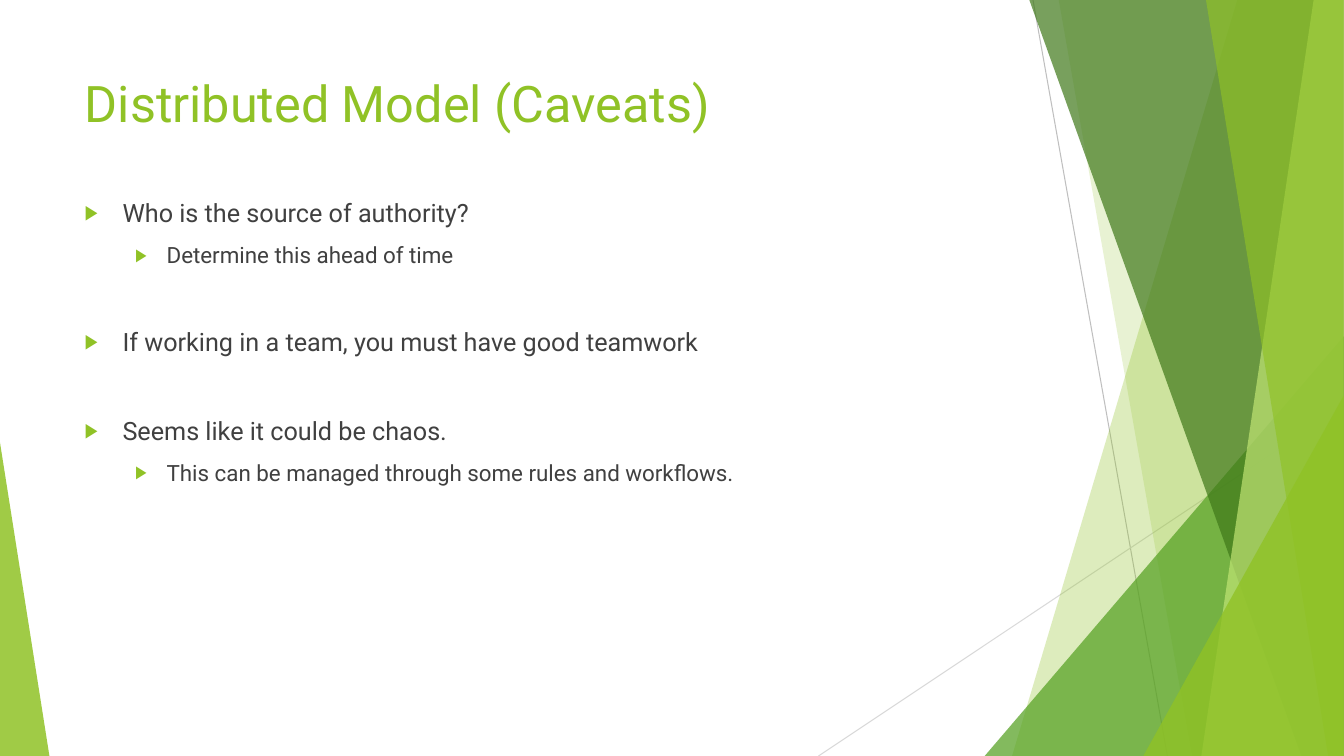
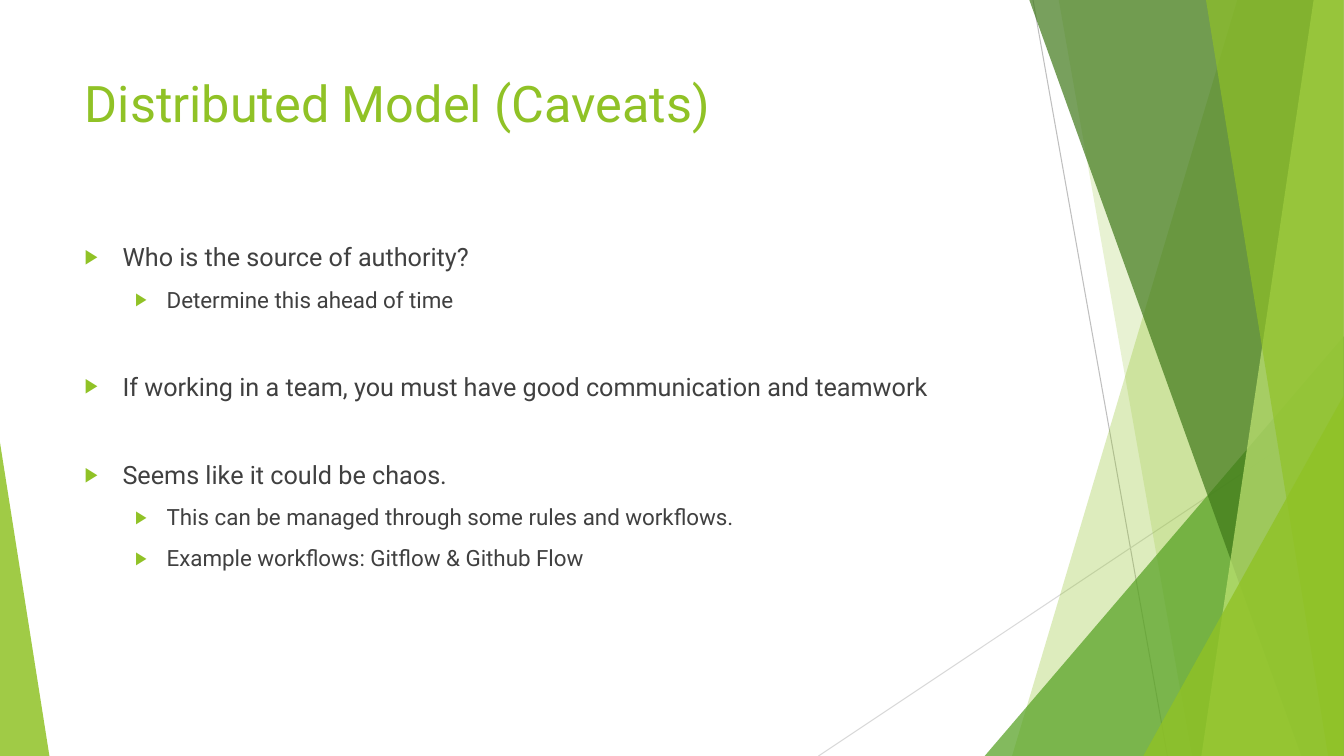
Before and after one commit to sethkaz/git-presentation, a slide deck: slide 9 of Git and LV.pptx. Drawn at 1344x756 pixels with LibreOffice and Linux fonts; fonts in the diff are those of the drawing. Boxes give left, top, right and bottom in pixels: in the first picture for what was removed or moved away, otherwise in the second. Text is boxed around its words. In the diff, an @@ line names an element or a change of style, - is before the commit and + after.

```diff
--- a/Git and LV.pptx
+++ b/Git and LV.pptx
@@ text at <box>123,377,927,402</box>: text changed @@
-▶ If working in a team, you must have good teamwork
+▶ If working in a team, you must have good communication and teamwork
@@ text at <box>167,549,583,571</box>: paragraph added @@
+  ▶ Example workflows: Gitflow & Github Flow
```
Also in this commit, not shown: 5 other slides changed.
